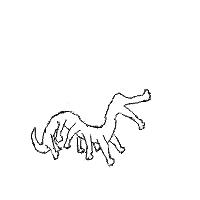
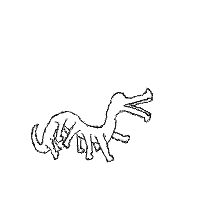
Two versions of the same layered image (200px x 200px). Layer-by-layer changes:
painted on "Ebene" over [22, 87, 154, 169]
